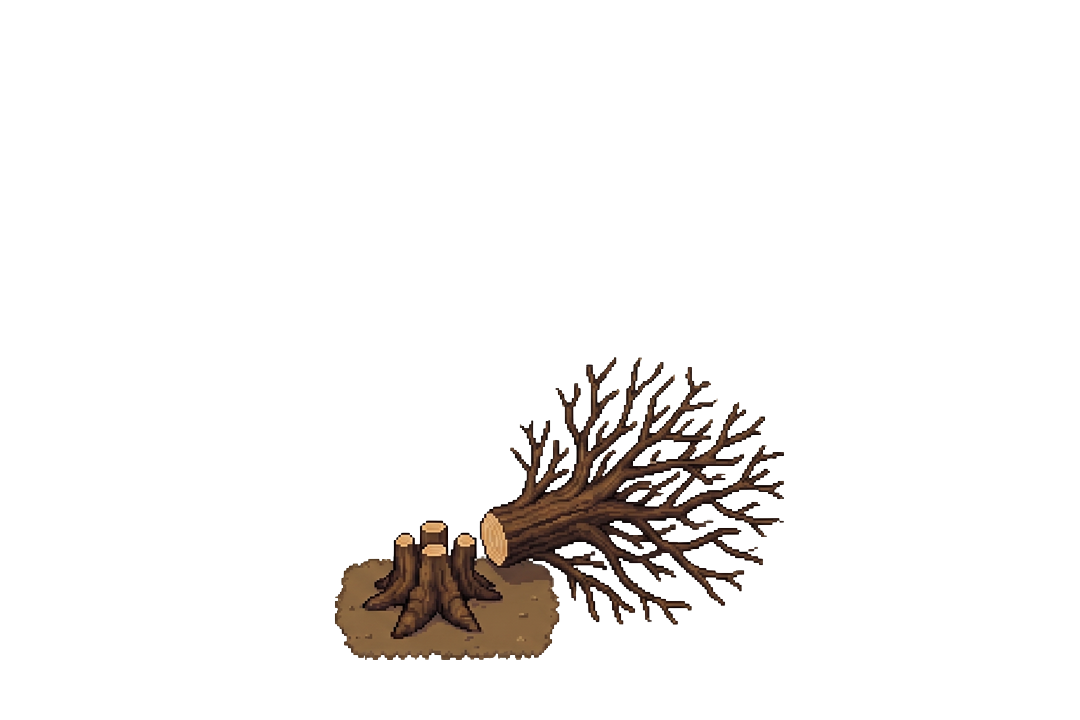
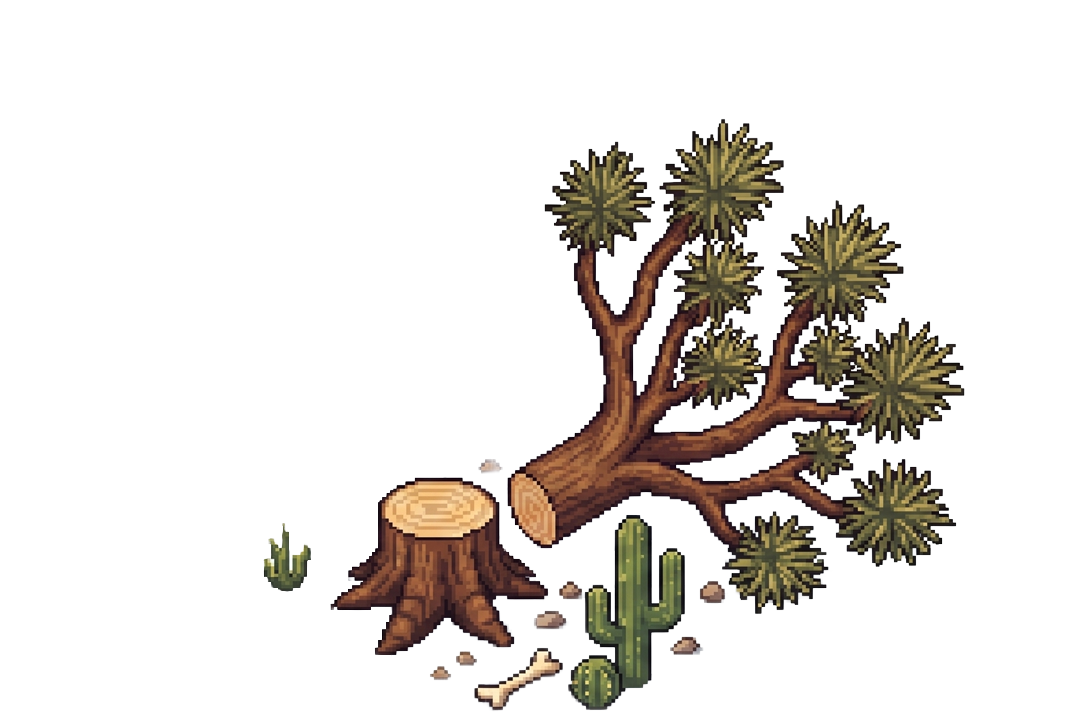
Comparing the layer stacks of the two 1080 × 720 images. Changes:
added layer "Capa 8" above "Capa 7" over (263, 118, 965, 711)
hid "Capa 6" over (333, 357, 785, 661)